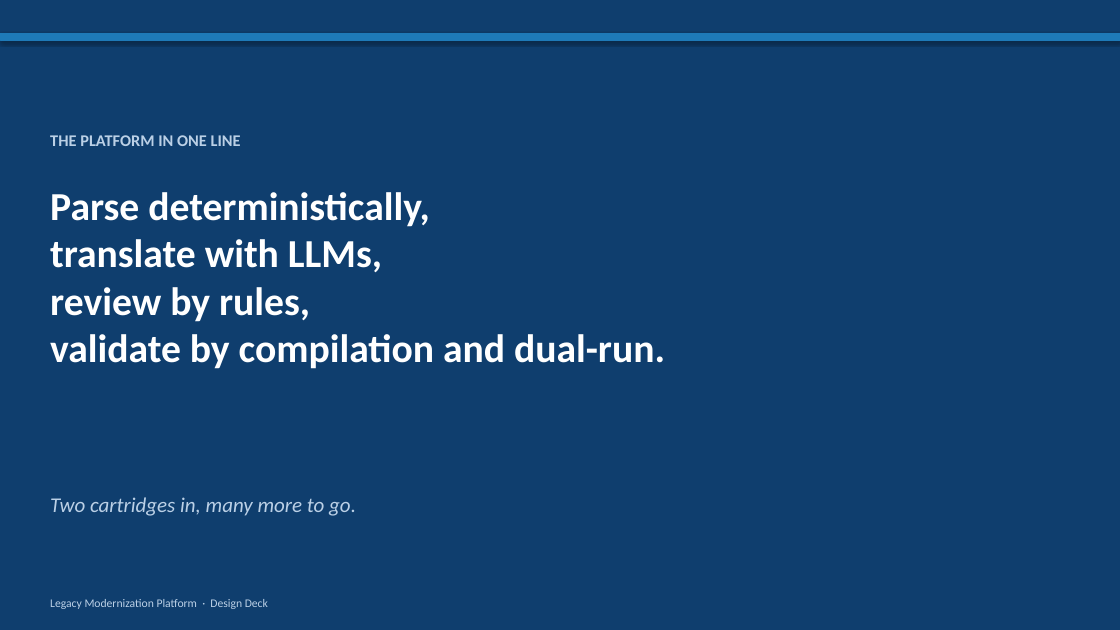
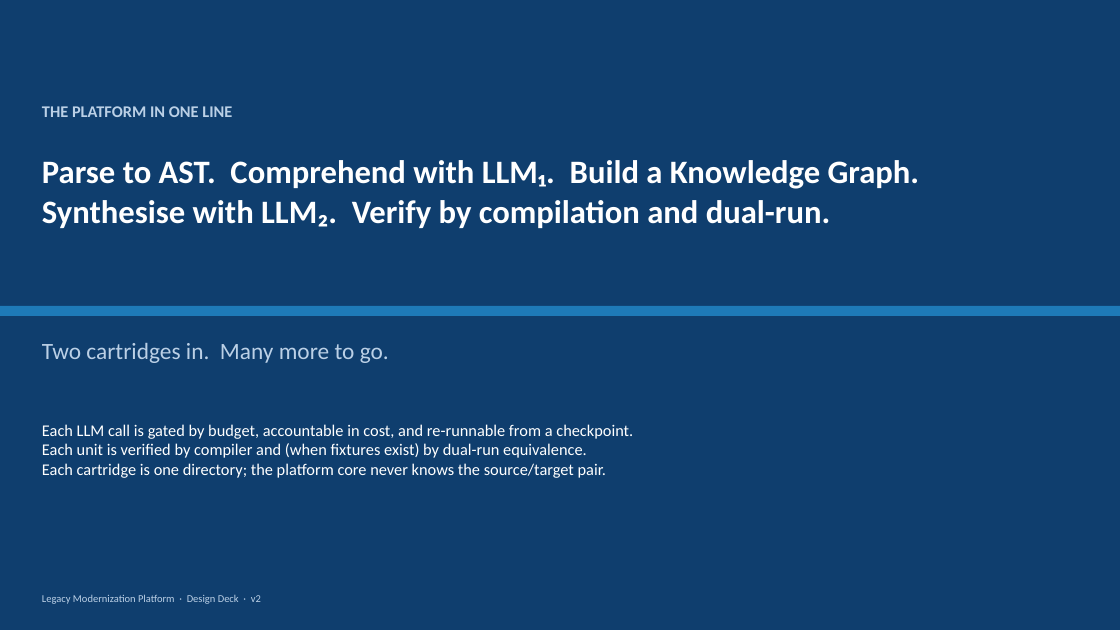
Before and after one commit to cwijayasundara/legacy_mod_maf_v2, a slide deck: slide 37 of docs/design_deck.pptx (slide 31 before the commit). Drawn at 1120x630 pixels with LibreOffice and Linux fonts; fonts in the diff are those of the drawing. Boxes give left, top, right and bottom in pixels: in the first picture for what was removed or moved away, otherwise in the second. Text is boxed around its words. In the diff, an @@ line names an element or a change of style, - is before the commit and + after.

```diff
--- a/docs/design_deck.pptx
+++ b/docs/design_deck.pptx
@@ rectangle at <box>0,0,1120,630</box>: outline #0F3E6E 0.75 pt to none; shadow off @@
@@ rectangle removed at <box>0,34,1120,40</box> @@
@@ text "THE PLATFORM IN ONE LINE": place and size @@
-text "THE PLATFORM IN ONE LINE" at <box>50,135,241,146</box>
+text "THE PLATFORM IN ONE LINE" at <box>42,106,232,117</box>
@@ text at <box>42,160,920,228</box>: text changed; size 34 to 28 pt @@
-Parse deterministically,
-translate with LLMs,
-review by rules,
-validate by compilation and dual-run.
+Parse to AST. Comprehend with LLM₁. Build a Knowledge Graph.
+Synthesise with LLM₂. Verify by compilation and dual-run.
@@ rectangle added at <box>0,306,1120,316</box>, fill #1E7AB8 @@
@@ text at <box>42,343,389,363</box>: text changed; size 18 to 20 pt; italic off @@
-Two cartridges in, many more to go.
+Two cartridges in. Many more to go.
@@ text added at <box>42,424,633,478</box>, 14 pt, text #FFFFFF @@
+Each LLM call is gated by budget, accountable in cost, and re-runnable from a checkpoint.
+Each unit is verified by compiler and (when fixtures exist) by dual-run equivalence.
+Each cartridge is one directory; the platform core never knows the source/target pair.
@@ text at <box>42,594,261,604</box>: text changed; size 10 to 9 pt @@
-Legacy Modernization Platform · Design Deck
+Legacy Modernization Platform · Design Deck · v2
```
Also in this commit, not shown: 27 other slides changed, 9 slides added, 3 slides removed, 1 other file.
